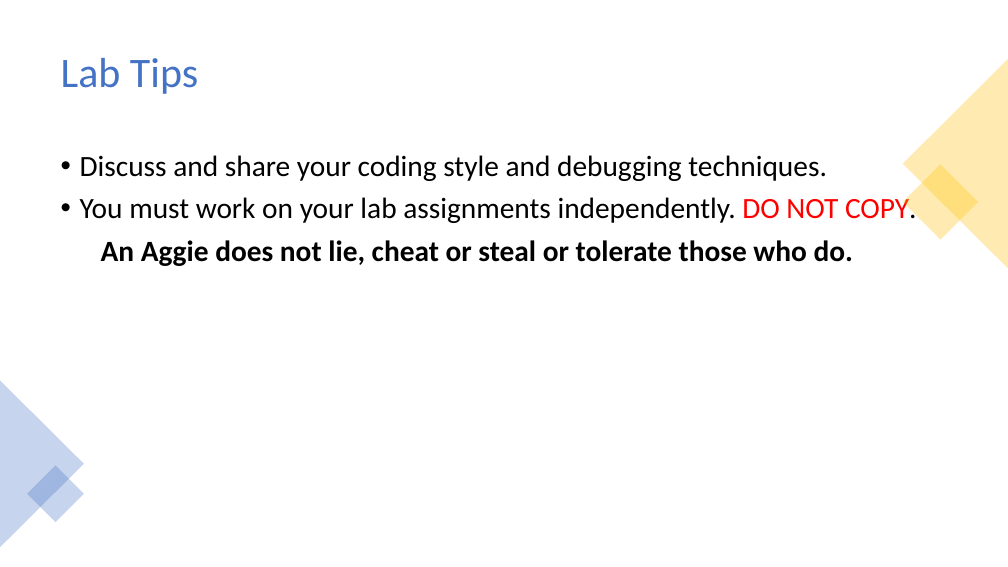
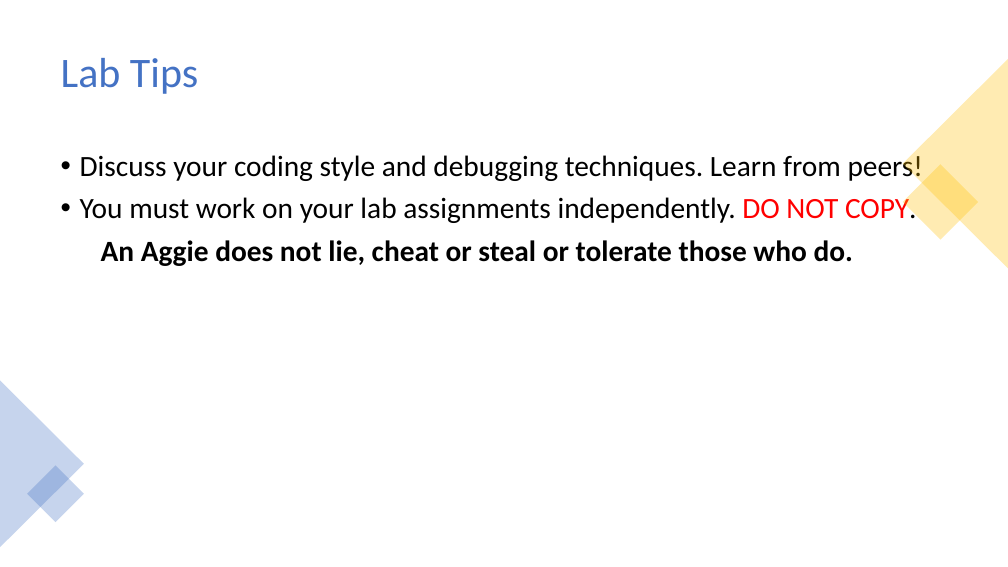
Before and after one commit to PRATHIKSHA1995/PRATHIKSHA1995.github.io, a slide deck: slide 6 of CSCE206/src/Lab Introduction.pptx. Drawn at 1008x567 pixels with LibreOffice and Linux fonts; fonts in the diff are those of the drawing. Boxes give left, top, right and bottom in pixels: in the first picture for what was removed or moved away, otherwise in the second. Text is boxed around its words. In the diff, an @@ line names an element or a change of style, - is before the commit and + after.

```diff
--- a/CSCE206/src/Lab Introduction.pptx
+++ b/CSCE206/src/Lab Introduction.pptx
@@ text at box(80, 152, 923, 184): text changed @@
-• Discuss and share your coding style and debugging techniques.
+• Discuss your coding style and debugging techniques. Learn from peers!
```
Also in this commit, not shown: 1 other slide changed, 3 other files.
